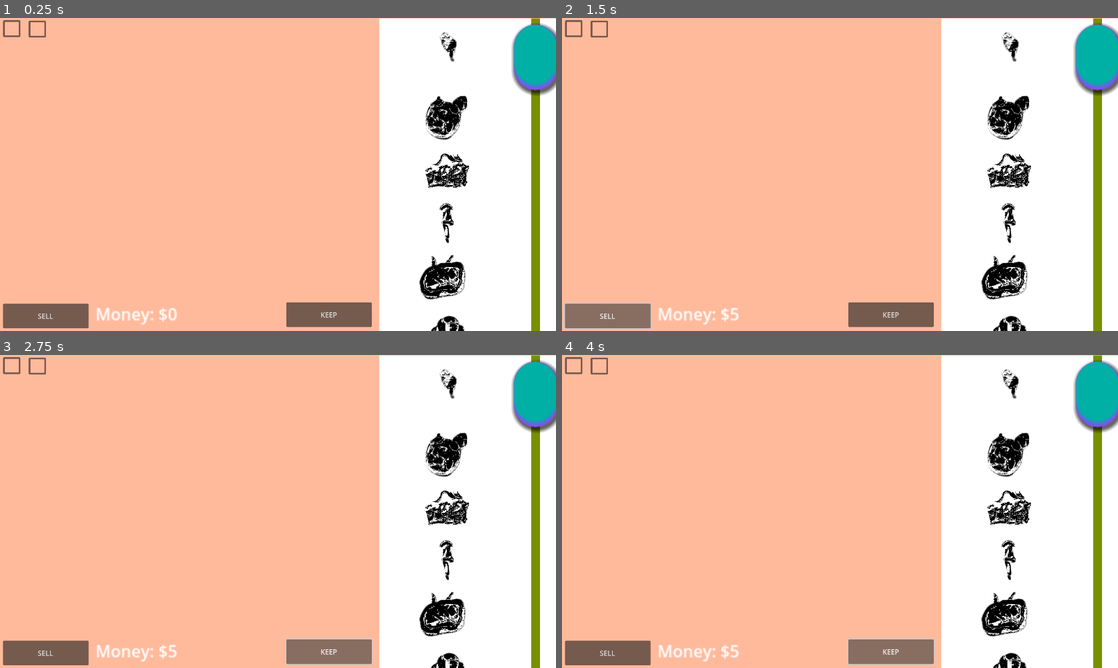
Above: before the commit, frames 1-4 (two rows, left to right).
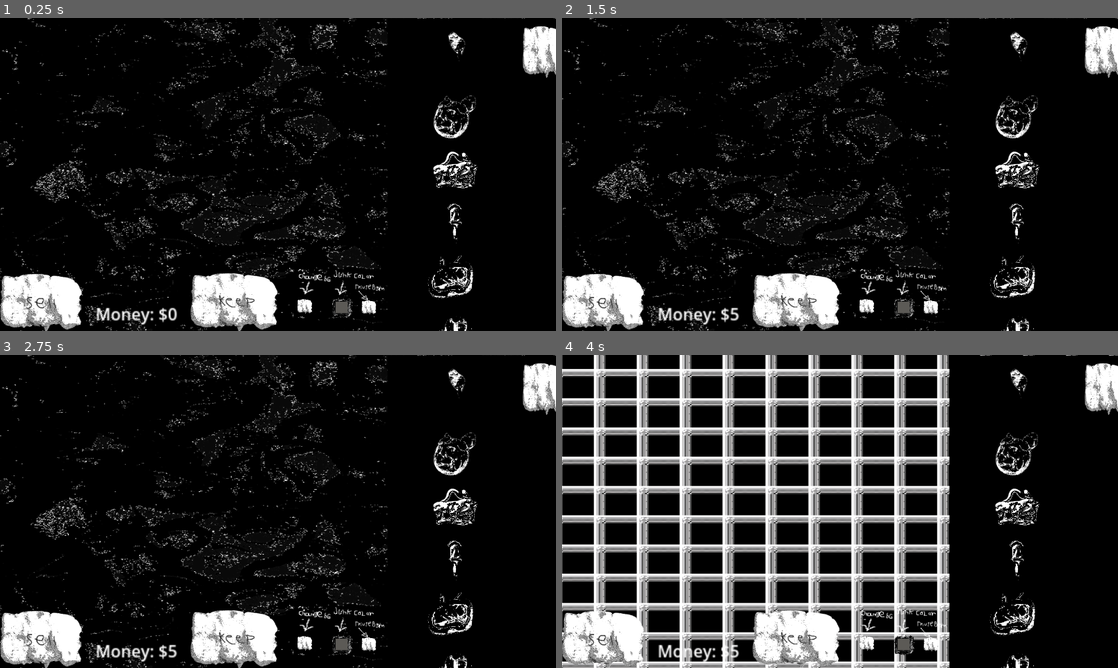
Above: after the commit, the same moments.

Repository: MxAshUp/ssjams23-godot
Game: Godot game, scene res://editor.tscn
The game is run twice, just before and just after one commit, with the same random seed, the same clock (stepped at 60 frames per second) and the same inputs. Before the commit the project has no main scene; this scene is started directly in both runs.
Inputs (mouse positions are in pixels of both pictures, inside the frame that each line leads up to; where the layout moved, square brackets give the same spot in the first picture):
- Up to frame 1 (0.25 s): no input
- Up to frame 2 (1.5 s): click (928, 305) at 0.52 s; click (600, 299) [606, 315] at 1.25 s
- Up to frame 3 (2.75 s): click (233, 636) [328, 652] at 2 s
- Up to frame 4 (4 s): click (867, 642) at 2.77 s; click (928, 642) at 3.52 s

The runs differ from the first frame. In frame 1, 99% of the frame differs, in the area x 0-100%, y 0-100%; in frame 2, 99%; in frame 3, 99%; in frame 4, 99%.

Commit message:
final!

Diff:
--- /dev/null
+++ b/Area2D.gd
@@ -0,0 +1 @@
+extends Area2D
--- /dev/null
+++ b/AudioStreamPlayer.gd
@@ -0,0 +1,16 @@
+extends AudioStreamPlayer
+
+
+
+
+
+
+
+
+
+func _on_texture_button_3_pressed():
+	$"../../fxmain".play()
+	if stream_paused == false:
+		stream_paused = true
+	else:
+		stream_paused = false
--- /dev/null
+++ b/Node2D.gd
@@ -0,0 +1 @@
+extends Node2D
--- /dev/null
+++ b/TextureRect.gd
@@ -0,0 +1,21 @@
+extends TextureRect
+var img1 = load("res://2.jpg")
+var img2 = load("res://printable-full-page-graph-paper-grid_175724.jpg")
+var img3 = load("res://clay bg2.jpg")
+var img4 = load("res://mJlkf5.png")
+var bg = 1
+
+func _on_texture_button_pressed():
+	$"../fxmain".play()
+	bg += 1
+	if bg == 5:
+		bg = 1
+	print (bg)
+	if bg == 1:
+		set_texture (img1)
+	if bg == 2:
+		set_texture (img2)
+	if bg == 3:
+		set_texture (img3)
+	if bg == 4:
+		set_texture (img4)
--- /dev/null
+++ b/Title.gd
@@ -0,0 +1,12 @@
+extends Node2D
+
+
+
+func _on_texture_button_pressed():
+	$clickfx.play()
+	get_tree().change_scene_to_file("res://tutorial.tscn")
+
+
+func _on_texture_button_2_pressed():
+	$clickfx.play()
+	get_tree().close()
--- /dev/null
+++ b/Title.tscn
@@ -0,0 +1,66 @@
+[gd_scene load_steps=8 format=3 uid="uid://dmpa046q872tt"]
+
+[ext_resource type="Script" path="res://Title.gd" id="1_5l3w8"]
+[ext_resource type="Texture2D" uid="uid://ckntxt4uquiog" path="res://2.jpg" id="2_1xrhp"]
+[ext_resource type="Texture2D" uid="uid://dd3dmaig8hxd7" path="res://DSC00490-removebg-preview.png" id="2_ig1oe"]
+[ext_resource type="Texture2D" uid="uid://bs2hutwkfo4ii" path="res://claybuttonnomal.png" id="3_ofya8"]
+[ext_resource type="Texture2D" uid="uid://cuqr8ejn1fac5" path="res://claybuttonpressed.png" id="4_2cent"]
+[ext_resource type="Texture2D" uid="uid://clbat7okuakrw" path="res://Text.png" id="5_s3ll8"]
+[ext_resource type="AudioStream" uid="uid://3415g5dt310y" path="res://Clicksfx.mp3" id="7_pgk8t"]
+
+[node name="Title" type="Node2D"]
+position = Vector2(-56, 46)
+script = ExtResource("1_5l3w8")
+
+[node name="2" type="Sprite2D" parent="."]
+position = Vector2(729, 306)
+scale = Vector2(2.16315, 1.93814)
+texture = ExtResource("2_1xrhp")
+
+[node name="Dsc00490-removebg-preview" type="Sprite2D" parent="."]
+position = Vector2(674, 240)
+texture = ExtResource("2_ig1oe")
+
+[node name="Label" type="Label" parent="Dsc00490-removebg-preview"]
+offset_left = -61.0
+offset_top = 60.0
+offset_right = 107.0
+offset_bottom = 86.0
+text = "A Trash art simulator."
+
+[node name="TextureButton" type="TextureButton" parent="."]
+offset_left = 629.0
+offset_top = 336.0
+offset_right = 1082.0
+offset_bottom = 662.0
+scale = Vector2(0.246234, 0.243114)
+texture_normal = ExtResource("3_ofya8")
+texture_pressed = ExtResource("4_2cent")
+
+[node name="TextureButton2" type="TextureButton" parent="."]
+offset_left = 635.0
+offset_top = 421.0
+offset_right = 1088.0
+offset_bottom = 747.0
+scale = Vector2(0.246234, 0.243114)
+texture_normal = ExtResource("3_ofya8")
+texture_pressed = ExtResource("4_2cent")
+
+[node name="Text" type="Sprite2D" parent="."]
+position = Vector2(684, 375)
+texture = ExtResource("5_s3ll8")
+region_enabled = true
+region_rect = Rect2(4.96623, 73.7761, 92.0292, 29.6868)
+
+[node name="Text2" type="Sprite2D" parent="."]
+position = Vector2(690, 462)
+texture = ExtResource("5_s3ll8")
+region_enabled = true
+region_rect = Rect2(2.47114, 102.792, 60.986, 31.895)
+
+[node name="clickfx" type="AudioStreamPlayer2D" parent="."]
+stream = ExtResource("7_pgk8t")
+volume_db = -7.518
+
+[connection signal="pressed" from="TextureButton" to="." method="_on_texture_button_pressed"]
+[connection signal="pressed" from="TextureButton2" to="." method="_on_texture_button_2_pressed"]
--- a/editor.gd
+++ b/editor.gd
@@ -24,8 +24,8 @@
 		if junk is Draggable:
 			junk.start_drag(junk.position)
 
-func _on_color_picker_button_color_changed(color):
-	$ColorRect.color = color
+
+
 
 
 func _on_color_picker_button_2_color_changed(color):
@@ -35,19 +35,27 @@
 
 
 
+
+
+
+
+
 func _on_button_pressed():
+	$Button/sellfx.play()
 	var value = 5
 	for dragSpr in $junk_container.get_children():
 		if dragSpr is Draggable:
 			value += dragSpr.value
-			dragSpr.queue_free()
+		dragSpr.queue_free()
 	delta_money(randi_range(5, value))
 
 
+
 func _on_button_2_pressed():
+	$Button2/buyfx.play()
 	await RenderingServer.frame_post_draw
 	var image = get_viewport().get_texture().get_image().get_region(Rect2i($screenshot_rect.position, $screenshot_rect.size))
-	image.save_png("res://my-art.png")
+	image.save_png("res://MyArt/my-art.png")
 	for dragSpr in $junk_container.get_children():
 		if dragSpr is Draggable:
 			dragSpr.queue_free()
--- a/editor.tscn
+++ b/editor.tscn
@@ -1,9 +1,21 @@
-[gd_scene load_steps=6 format=3 uid="uid://rbm60r732qhu"]
+[gd_scene load_steps=18 format=3 uid="uid://rbm60r732qhu"]
 
 [ext_resource type="Script" path="res://editor.gd" id="1_tkhl1"]
 [ext_resource type="Script" path="res://junk_selector.gd" id="2_0dsf8"]
 [ext_resource type="Theme" uid="uid://b05rwfiq5wd5o" path="res://theme.tres" id="2_fp8by"]
+[ext_resource type="Texture2D" uid="uid://c8v5ffxpdhwpg" path="res://clay bg2.jpg" id="2_hlmbj"]
+[ext_resource type="Script" path="res://TextureRect.gd" id="3_fki1n"]
 [ext_resource type="PackedScene" uid="uid://40b620mv4mcu" path="res://all_junk.tscn" id="3_pw7fq"]
+[ext_resource type="AudioStream" uid="uid://dea1oattrxamo" path="res://CSWWFcut.ogg" id="4_qfbsi"]
+[ext_resource type="Script" path="res://AudioStreamPlayer.gd" id="5_gtc2w"]
+[ext_resource type="Texture2D" uid="uid://bs2hutwkfo4ii" path="res://claybuttonnomal.png" id="5_rjjc8"]
+[ext_resource type="Texture2D" uid="uid://cuqr8ejn1fac5" path="res://claybuttonpressed.png" id="6_ytlf4"]
+[ext_resource type="Texture2D" uid="uid://clbat7okuakrw" path="res://Text.png" id="7_yd75j"]
+[ext_resource type="Texture2D" uid="uid://2pc2104cqijt" path="res://text2.png" id="8_dfkxh"]
+[ext_resource type="Texture2D" uid="uid://cn5f4oxjk1odo" path="res://text3.png" id="11_wwhkl"]
+[ext_resource type="AudioStream" uid="uid://c1u1ndhj6xi7w" path="res://SellSFX.mp3" id="12_evs6p"]
+[ext_resource type="AudioStream" uid="uid://3415g5dt310y" path="res://Clicksfx.mp3" id="12_pvhwq"]
+[ext_resource type="AudioStream" uid="uid://c15lqi08jmk7a" path="res://keepsfx.mp3" id="13_jw6m5"]
 
 [sub_resource type="RectangleShape2D" id="RectangleShape2D_a87qc"]
 size = Vector2(1952, 1295)
@@ -11,18 +23,42 @@
 [node name="editor" type="Node2D"]
 script = ExtResource("1_tkhl1")
 
+[node name="TextureRect" type="TextureRect" parent="."]
+offset_left = -24.0
+offset_top = -34.0
+offset_right = 844.0
+offset_bottom = 698.0
+scale = Vector2(1.54395, 1.05129)
+texture = ExtResource("2_hlmbj")
+script = ExtResource("3_fki1n")
+
+[node name="AudioStreamPlayer" type="AudioStreamPlayer" parent="TextureRect"]
+stream = ExtResource("4_qfbsi")
+autoplay = true
+script = ExtResource("5_gtc2w")
+
+[node name="TextureButton3" type="TextureButton" parent="TextureRect/AudioStreamPlayer"]
+offset_left = 832.0
+offset_top = 645.0
+offset_right = 1285.0
+offset_bottom = 971.0
+scale = Vector2(0.0749034, 0.118491)
+texture_normal = ExtResource("5_rjjc8")
+texture_pressed = ExtResource("6_ytlf4")
+
 [node name="ColorRect" type="ColorRect" parent="."]
+visible = false
 offset_left = -78.0
 offset_top = -62.0
 offset_right = 1454.0
 offset_bottom = 783.0
 mouse_filter = 1
-color = Color(1, 0.729412, 0.611765, 1)
+color = Color(0, 0, 0, 1)
 
 [node name="junk_selector" type="ScrollContainer" parent="."]
-offset_left = 873.0
+offset_left = 892.0
 offset_top = 1.0
-offset_right = 1283.0
+offset_right = 1302.0
 offset_bottom = 720.0
 theme = ExtResource("2_fp8by")
 horizontal_scroll_mode = 0
@@ -31,7 +67,7 @@
 
 [node name="all_junk" parent="junk_selector" instance=ExtResource("3_pw7fq")]
 visible = false
-position = Vector2(-1049, -1)
+position = Vector2(531, 116)
 
 [node name="text_rect_template" type="TextureRect" parent="junk_selector"]
 layout_mode = 2
@@ -64,44 +100,135 @@
 scale = Vector2(2.37, 2.37)
 text = "Money: $0"
 
-[node name="ColorPickerButton" type="ColorPickerButton" parent="."]
-offset_left = 7.0
-offset_top = 5.0
-offset_right = 47.0
-offset_bottom = 44.0
-color = Color(1, 0.729412, 0.611765, 1)
+[node name="Claybuttonpressed" type="Sprite2D" parent="."]
+position = Vector2(787.663, 666.192)
+scale = Vector2(0.102712, -0.167972)
+texture = ExtResource("6_ytlf4")
+
+[node name="ColorPickerButton2" type="ColorPickerButton" parent="Claybuttonpressed"]
+offset_left = -176.333
+offset_top = 96.3936
+offset_right = -136.333
+offset_bottom = 135.394
+scale = Vector2(8.33775, -4.95275)
+color = Color(0.360784, 0.352941, 0.337255, 1)
 edit_alpha = false
-
-[node name="ColorPickerButton2" type="ColorPickerButton" parent="."]
-offset_left = 66.0
-offset_top = 6.0
-offset_right = 106.0
-offset_bottom = 45.0
-color = Color(1, 0.729412, 0.611765, 1)
-edit_alpha = false
-
-[node name="Button" type="Button" parent="."]
-offset_left = 7.0
-offset_top = 657.0
-offset_right = 204.0
-offset_bottom = 714.0
-text = "SELL"
-
-[node name="Button2" type="Button" parent="."]
-offset_left = 659.0
-offset_top = 654.0
-offset_right = 856.0
-offset_bottom = 711.0
-text = "KEEP"
 
 [node name="screenshot_rect" type="ReferenceRect" parent="."]
 offset_left = 1.0
-offset_top = 53.0
-offset_right = 870.0
-offset_bottom = 653.0
-
+offset_top = 2.0
+offset_right = 872.0
+offset_bottom = 578.0
+mouse_filter = 1
+
+[node name="Button" type="TextureButton" parent="."]
+offset_left = -2.0
+offset_top = 569.0
+offset_right = 451.0
+offset_bottom = 895.0
+scale = Vector2(0.422821, 0.485137)
+texture_normal = ExtResource("5_rjjc8")
+texture_pressed = ExtResource("6_ytlf4")
+
+[node name="Text" type="Sprite2D" parent="Button"]
+position = Vector2(222.316, 173.147)
+scale = Vector2(2.83069, 2.53419)
+texture = ExtResource("7_yd75j")
+region_enabled = true
+region_rect = Rect2(-5.22724, -8.68419, 80.7058, 39.1866)
+
+[node name="sellfx" type="AudioStreamPlayer2D" parent="Button"]
+stream = ExtResource("12_evs6p")
+volume_db = -13.783
+
+[node name="Button2" type="TextureButton" parent="."]
+offset_left = 436.0
+offset_top = 567.0
+offset_right = 889.0
+offset_bottom = 893.0
+scale = Vector2(0.450903, 0.491487)
+texture_normal = ExtResource("5_rjjc8")
+texture_pressed = ExtResource("6_ytlf4")
+
+[node name="Text2" type="Sprite2D" parent="Button2"]
+position = Vector2(237.301, 174.979)
+scale = Vector2(2.59989, 2.17861)
+texture = ExtResource("7_yd75j")
+region_enabled = true
+region_rect = Rect2(4.87986, 31.8416, 78.1601, 40.3068)
+
+[node name="buyfx" type="AudioStreamPlayer2D" parent="Button2"]
+stream = ExtResource("13_jw6m5")
+volume_db = -13.19
+
+[node name="Sprite2D" type="Sprite2D" parent="."]
+position = Vector2(706, 619)
+scale = Vector2(2.19956, 1.79345)
+texture = ExtResource("8_dfkxh")
+region_enabled = true
+region_rect = Rect2(1.82236, 4.31289, 16.6778, 21.0925)
+
+[node name="Text2" type="Sprite2D" parent="."]
+position = Vector2(786, 621)
+scale = Vector2(1.93112, 1.7817)
+texture = ExtResource("8_dfkxh")
+region_enabled = true
+region_rect = Rect2(2.16124, 4.21583, 17.0264, 21.6209)
+
+[node name="Text4" type="Sprite2D" parent="."]
+position = Vector2(814, 592)
+scale = Vector2(1.23126, 1.14426)
+texture = ExtResource("8_dfkxh")
+region_enabled = true
+region_rect = Rect2(-1.82526, 43.7003, 80.9145, 21.3059)
+
+[node name="TextureButton" type="TextureButton" parent="."]
+visible = false
+offset_right = 40.0
+offset_bottom = 40.0
+texture_normal = ExtResource("5_rjjc8")
+texture_pressed = ExtResource("6_ytlf4")
+
+[node name="TextureButton2" type="TextureButton" parent="."]
+offset_left = 684.0
+offset_top = 642.0
+offset_right = 1137.0
+offset_bottom = 968.0
+scale = Vector2(0.0763432, 0.121367)
+texture_normal = ExtResource("5_rjjc8")
+texture_pressed = ExtResource("6_ytlf4")
+
+[node name="Text3" type="Sprite2D" parent="."]
+position = Vector2(725, 598)
+scale = Vector2(1.3844, 1.22167)
+texture = ExtResource("11_wwhkl")
+region_enabled = true
+region_rect = Rect2(-0.217686, -0.920891, 53.4562, 17.9065)
+
+[node name="Text5" type="Sprite2D" parent="."]
+position = Vector2(851, 620)
+texture = ExtResource("11_wwhkl")
+region_enabled = true
+region_rect = Rect2(55.4453, 1.7066, 71.8368, 21.4352)
+
+[node name="Text6" type="Sprite2D" parent="."]
+position = Vector2(835, 639)
+scale = Vector2(-1.25318, -0.931375)
+texture = ExtResource("11_wwhkl")
+region_enabled = true
+region_rect = Rect2(63.7272, 19.0225, 24.2265, 30.5464)
+
+[node name="fxmain" type="AudioStreamPlayer2D" parent="."]
+stream = ExtResource("12_pvhwq")
+volume_db = -0.105
+
+[connection signal="pressed" from="TextureRect/AudioStreamPlayer/TextureButton3" to="." method="_on_texture_button_3_pressed"]
+[connection signal="pressed" from="TextureRect/AudioStreamPlayer/TextureButton3" to="." method="_on_texture_button_pressed"]
+[connection signal="pressed" from="TextureRect/AudioStreamPlayer/TextureButton3" to="TextureRect/AudioStreamPlayer" method="_on_texture_button_3_pressed"]
 [connection signal="input_event" from="Area2D" to="." method="_on_area_2d_input_event"]
-[connection signal="color_changed" from="ColorPickerButton" to="." method="_on_color_picker_button_color_changed"]
-[connection signal="color_changed" from="ColorPickerButton2" to="." method="_on_color_picker_button_2_color_changed"]
+[connection signal="color_changed" from="Claybuttonpressed/ColorPickerButton2" to="." method="_on_color_picker_button_2_color_changed"]
 [connection signal="pressed" from="Button" to="." method="_on_button_pressed"]
 [connection signal="pressed" from="Button2" to="." method="_on_button_2_pressed"]
+[connection signal="pressed" from="TextureButton" to="." method="_on_texture_button_pressed"]
+[connection signal="pressed" from="TextureButton" to="TextureRect" method="_on_texture_button_pressed"]
+[connection signal="pressed" from="TextureButton2" to="TextureRect" method="_on_texture_button_pressed"]
--- /dev/null
+++ b/object1.gd
@@ -0,0 +1,5 @@
+extends RigidBody2D
+
+
+func _on_area_2d_area_entered(area):
+	self.position = Vector2(0,5)
--- a/project.godot
+++ b/project.godot
@@ -11,6 +11,7 @@
 [application]
 
 config/name="Slow Jams 2023"
+run/main_scene="res://Title.tscn"
 config/features=PackedStringArray("4.1", "GL Compatibility")
 config/icon="res://icon.svg"
 
@@ -28,11 +29,19 @@
 rotate_ccw={
 "deadzone": 0.5,
 "events": [Object(InputEventKey,"resource_local_to_scene":false,"resource_name":"","device":-1,"window_id":0,"alt_press …(182 unchanged characters)…
+, Object(InputEventKey,"resource_local_to_scene":false,"resource_name":"","device":-1,"window_id":0,"alt_pressed":false,"shift_pressed":false,"ctrl_pressed":false,"meta_pressed":false,"pressed":false,"keycode":0,"physical_keycode":65,"key_label":0,"unicode":97,"echo":false,"script":null)
+, Object(InputEventKey,"resource_local_to_scene":false,"resource_name":"","device":-1,"window_id":0,"alt_pressed":false,"shift_pressed":false,"ctrl_pressed":false,"meta_pressed":false,"pressed":false,"keycode":0,"physical_keycode":4194325,"key_label":0,"unicode":0,"echo":false,"script":null)
 ]
 }
 rotate_cw={
 "deadzone": 0.5,
 "events": [Object(InputEventKey,"resource_local_to_scene":false,"resource_name":"","device":-1,"window_id":0,"alt_press …(182 unchanged characters)…
+, Object(InputEventKey,"resource_local_to_scene":false,"resource_name":"","device":-1,"window_id":0,"alt_pressed":false,"shift_pressed":false,"ctrl_pressed":false,"meta_pressed":false,"pressed":false,"keycode":0,"physical_keycode":68,"key_label":0,"unicode":100,"echo":false,"script":null)
+]
+}
+Click={
+"deadzone": 0.5,
+"events": [Object(InputEventMouseButton,"resource_local_to_scene":false,"resource_name":"","device":-1,"window_id":0,"alt_pressed":false,"shift_pressed":false,"ctrl_pressed":false,"meta_pressed":false,"button_mask":0,"position":Vector2(0, 0),"global_position":Vector2(0, 0),"factor":1.0,"button_index":1,"canceled":false,"pressed":false,"double_click":false,"script":null)
 ]
 }
 
--- /dev/null
+++ b/scroll.tres
@@ -0,0 +1,6 @@
+[gd_resource type="StyleBoxTexture" load_steps=2 format=3 uid="uid://dt1rtd177o5go"]
+
+[ext_resource type="Texture2D" uid="uid://bs2hutwkfo4ii" path="res://claybuttonnomal.png" id="1_q1v55"]
+
+[resource]
+texture = ExtResource("1_q1v55")
--- a/theme.tres
+++ b/theme.tres
@@ -1,24 +1,21 @@
 [gd_resource type="Theme" load_steps=4 format=3 uid="uid://b05rwfiq5wd5o"]
 
-[ext_resource type="StyleBox" uid="uid://bj5claltqswvx" path="res://scroll-flat.tres" id="1_ugshk"]
+[ext_resource type="StyleBox" uid="uid://dt1rtd177o5go" path="res://scroll.tres" id="1_0g7m1"]
 
 [sub_resource type="StyleBoxFlat" id="StyleBoxFlat_gl87v"]
-bg_color = Color(1, 1, 1, 1)
+bg_color = Color(0, 0, 0, 1)
 
-[sub_resource type="StyleBoxFlat" id="StyleBoxFlat_o4k02"]
-content_margin_left = 50.0
-content_margin_top = 14.0
-content_margin_right = 50.0
-content_margin_bottom = 14.0
-bg_color = Color(0.47451, 0.560784, 0, 1)
-border_width_left = 40
-border_width_right = 40
-border_color = Color(0.972549, 0.772549, 0, 0)
+[sub_resource type="StyleBoxLine" id="StyleBoxLine_vwkp7"]
+grow_begin = 100.0
+grow_end = 50.0
+thickness = 100
+vertical = true
 
 [resource]
 default_base_scale = 1.0
 ScrollContainer/styles/panel = SubResource("StyleBoxFlat_gl87v")
-VScrollBar/styles/grabber = ExtResource("1_ugshk")
-VScrollBar/styles/grabber_highlight = ExtResource("1_ugshk")
-VScrollBar/styles/grabber_pressed = ExtResource("1_ugshk")
-VScrollBar/styles/scroll = SubResource("StyleBoxFlat_o4k02")
+VScrollBar/icons/decrement = null
+VScrollBar/styles/grabber = ExtResource("1_0g7m1")
+VScrollBar/styles/grabber_highlight = ExtResource("1_0g7m1")
+VScrollBar/styles/grabber_pressed = ExtResource("1_0g7m1")
+VScrollBar/styles/scroll = SubResource("StyleBoxLine_vwkp7")
--- /dev/null
+++ b/titledragables.gd
@@ -0,0 +1 @@
+extends RigidBody2D
--- /dev/null
+++ b/tutorial.gd
@@ -0,0 +1,8 @@
+extends Node2D
+
+
+
+
+func _on_texture_button_pressed():
+	$Text4/butttonfx.play()
+	get_tree().change_scene_to_file("res://editor.tscn")
--- /dev/null
+++ b/tutorial.tscn
@@ -0,0 +1,53 @@
+[gd_scene load_steps=8 format=3 uid="uid://bxwav4j106h1h"]
+
+[ext_resource type="Script" path="res://tutorial.gd" id="1_4p60d"]
+[ext_resource type="Texture2D" uid="uid://bufa0wbye2yt6" path="res://Screenshot (271).png" id="2_4x2ci"]
+[ext_resource type="Texture2D" uid="uid://bs2hutwkfo4ii" path="res://claybuttonnomal.png" id="3_x8cn4"]
+[ext_resource type="Texture2D" uid="uid://cuqr8ejn1fac5" path="res://claybuttonpressed.png" id="4_p4gba"]
+[ext_resource type="Texture2D" uid="uid://clbat7okuakrw" path="res://Text.png" id="5_lephf"]
+[ext_resource type="Texture2D" uid="uid://cn5f4oxjk1odo" path="res://text3.png" id="6_k5brw"]
+[ext_resource type="AudioStream" uid="uid://3415g5dt310y" path="res://Clicksfx.mp3" id="7_fgocc"]
+
+[node name="tutorial" type="Node2D"]
+script = ExtResource("1_4p60d")
+
+[node name="Screenshot(271)" type="Sprite2D" parent="."]
+position = Vector2(635.375, 360.25)
+scale = Vector2(1.11316, 1.00909)
+texture = ExtResource("2_4x2ci")
+
+[node name="TextureButton" type="TextureButton" parent="Screenshot(271)"]
+offset_left = -540.24
+offset_top = -314.392
+offset_right = -87.2401
+offset_bottom = 11.608
+scale = Vector2(0.415078, 0.449847)
+texture_normal = ExtResource("3_x8cn4")
+texture_pressed = ExtResource("4_p4gba")
+
+[node name="Text" type="Sprite2D" parent="."]
+position = Vector2(140, 113)
+scale = Vector2(1.375, 1.33333)
+texture = ExtResource("5_lephf")
+region_enabled = true
+region_rect = Rect2(11.6883, 76.5151, 80.7404, 26.5508)
+
+[node name="Text3" type="Sprite2D" parent="."]
+position = Vector2(335, 92)
+scale = Vector2(1.77154, 1.72602)
+texture = ExtResource("6_k5brw")
+region_enabled = true
+region_rect = Rect2(-1.30263, 15.1127, 63.3301, 32.862)
+
+[node name="Text4" type="Sprite2D" parent="."]
+position = Vector2(298, 164)
+scale = Vector2(2.21988, 1.90285)
+texture = ExtResource("6_k5brw")
+region_enabled = true
+region_rect = Rect2(64.8952, 19.9328, 28.727, 28.2483)
+
+[node name="butttonfx" type="AudioStreamPlayer2D" parent="Text4"]
+stream = ExtResource("7_fgocc")
+volume_db = -2.506
+
+[connection signal="pressed" from="Screenshot(271)/TextureButton" to="." method="_on_texture_button_pressed"]
Binary file added: 2.jpg
Not shown, added: 2.jpg.import
Not shown, added: CSWWFcut.ogg.import
Not shown, added: Clicksfx.mp3.import
Binary file added: DSC00486.jpg
Not shown, added: DSC00486.jpg.import
Binary file added: DSC00487.jpg
Not shown, added: DSC00487.jpg.import
Binary file added: DSC00490-removebg-preview.png
Not shown, added: DSC00490-removebg-preview.png.import
Binary file added: DSC00520-removebg-preview.png
Not shown, added: DSC00520-removebg-preview.png.import
(and 34 more such lines)
